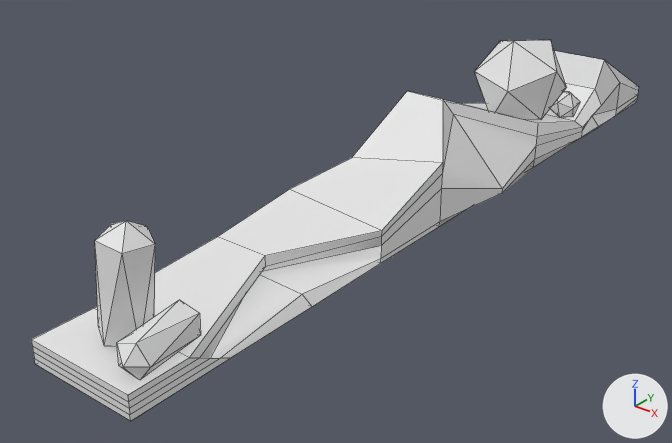
A saved change to the FBX model Assets/Models/Stonewall3.fbx.
One viewpoint serves both versions: a camera (50 mm lens) standing at (8.95, -13.79, 7.18) and looking at (-0.67, -1.78, -0.27). Every picture has the same lights, and +X, +Y and +Z are marked at lower right. Mesh edges are drawn as thin lines.
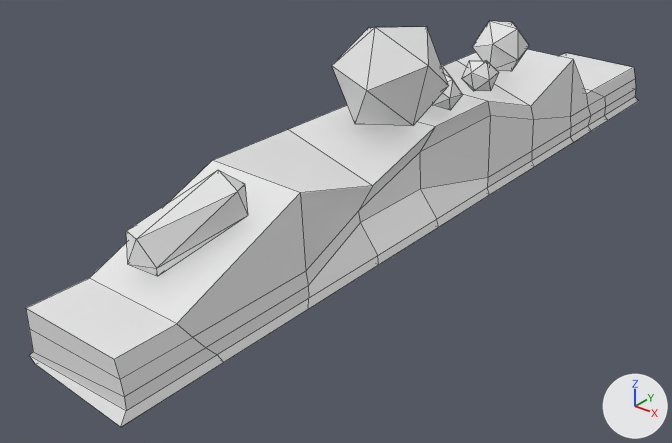
Changed parts and their boxes (x1, y1, x2, y2) in the pictures (672 x 443 px; the box of a moved part takes in the faces that stretch with it):
'Cube', reshaped (7% taller): before (31, 40, 639, 421); after (26, 21, 638, 427)
part 1 of me_cube, moved or reshaped: before (474, 40, 567, 120); after (332, 26, 448, 126)
part 2 of me_cube, moved or reshaped: before (117, 300, 201, 380); after (432, 67, 463, 110)
part 3 of me_cube, moved or reshaped: before (95, 221, 155, 346); after (126, 170, 248, 276)
part 4 of me_cube, moved or reshaped (not visible before): after (472, 21, 529, 71)
part 5 of me_cube, moved or reshaped: before (550, 92, 580, 118); after (462, 60, 499, 91)
part 6 of me_cube, moved or reshaped: before (31, 51, 639, 421); after (26, 49, 638, 427)

What the commit changed:
me_cube is used by ob_cube; location (0.0, 0.0, 0.0).
me_cube had 143 vertices, 168 faces and spanned x -1.0..1.3, y -8.0..8.0, z -0.2..2.3.
me_cube now has 143 vertices, 168 faces and spans x -1.1..1.1, y -8.2..8.1, z -0.2..3.5.
me_cube part 1: the loose piece of 12 vertices spanning x -0.7..1.1, y 2.3..4.2, z 0.5..2.3 is moved by (0.0, -4.7, 1.2).
me_cube part 2: the loose piece of 12 vertices spanning x 0.3..1.1, y -7.9..-6.5, z 0.2..0.8 is turned 39.2 degrees about the z axis through its middle, then moved by (-0.4, 7.2, 1.6).
me_cube part 3: the loose piece of 12 vertices spanning x -0.4..0.5, y -7.6..-6.7, z 0.0..2.0 is multiplied about its middle by the matrix ((0.967, -0.18, 0.179), (-0.075, 0.472, 0.879), (-0.243, -0.863, 0.443)), then moved by (0.0, 1.2, 0.5).
me_cube part 4: the loose piece of 12 vertices spanning x -0.5..0.5, y 4.0..5.0, z 0.3..1.4 is moved by (0.0, -1.8, 1.3).
me_cube part 5: the loose piece of 12 vertices spanning x 0.4..1.0, y 4.1..4.8, z 0.3..0.9 is moved by (0.0, -3.8, 1.5).
me_cube part 6: 66 of 143 vertices moved; they spanned x -1.0..1.3, y -8.0..8.0, z -0.2..1.5 and now span x -1.1..1.0, y -8.2..8.1, z -0.2..1.7; mean shift (-0.1, 0.0, 0.2); largest move (0.0, -4.4, 0.4) -> (0.8, -4.4, 1.7).
